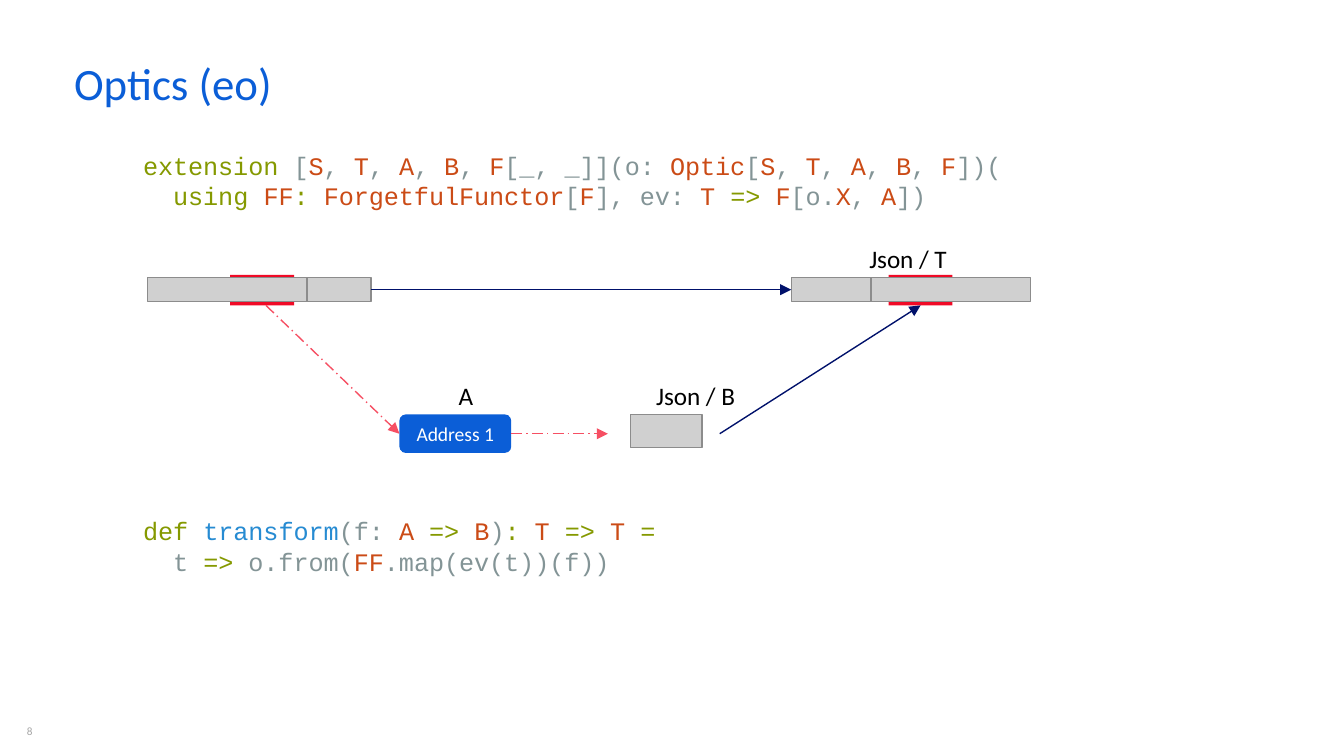
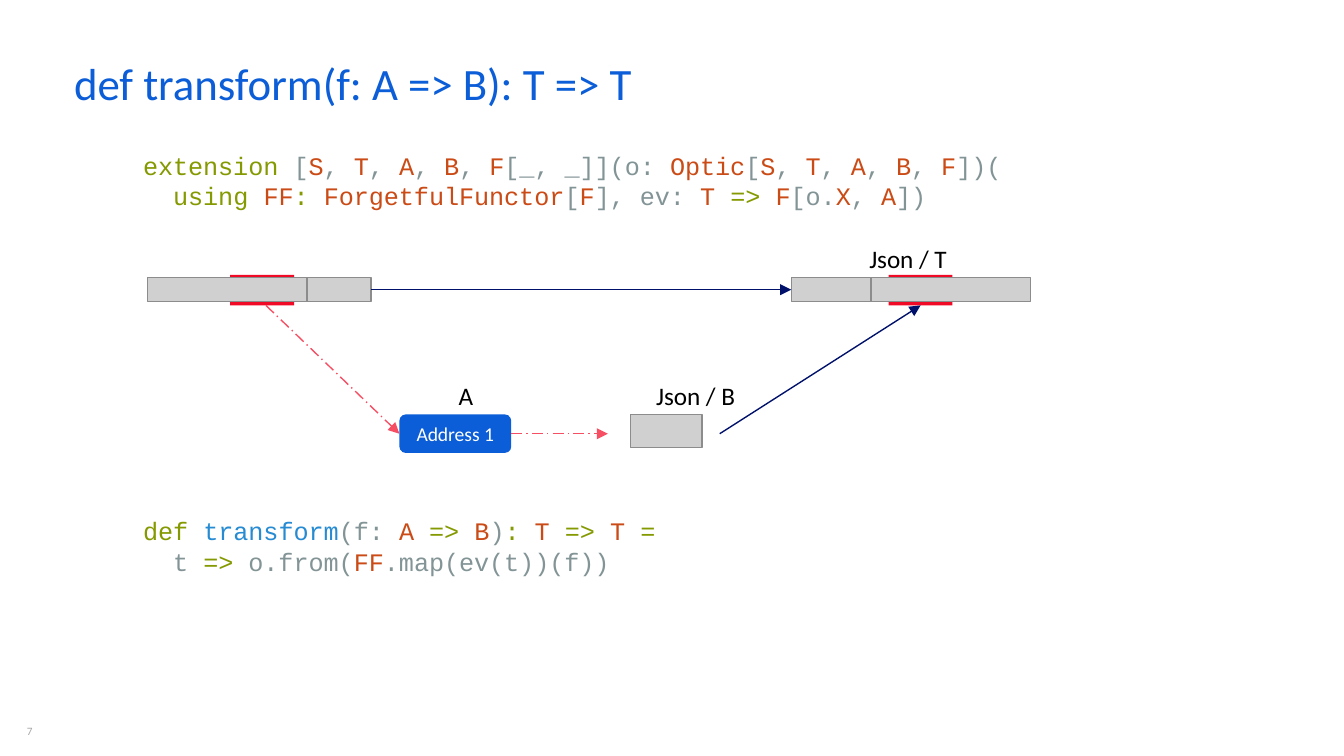
Before and after one commit to Constructive-Programming/eo, a slide deck: slide 7 of ExistentialSerdes.pptx (slide 8 before the commit). Drawn at 1344x756 pixels with LibreOffice and Linux fonts; fonts in the diff are those of the drawing; grey boxes stand for pictures. Boxes give left, top, right and bottom in pixels: in the first picture for what was removed or moved away, otherwise in the second. Text is boxed around its words. In the diff, an @@ line names an element or a change of style, - is before the commit and + after.

```diff
--- a/ExistentialSerdes.pptx
+++ b/ExistentialSerdes.pptx
@@ title at (x1=74, y1=67, x2=632, y2=106): text changed @@
-Optics (eo)
+def transform(f: A => B): T => T
@@ page number at (x1=27, y1=728, x2=33, y2=735): text changed @@
-8
+7
```
Also in this commit, not shown: 5 other slides changed, 2 slides added.
